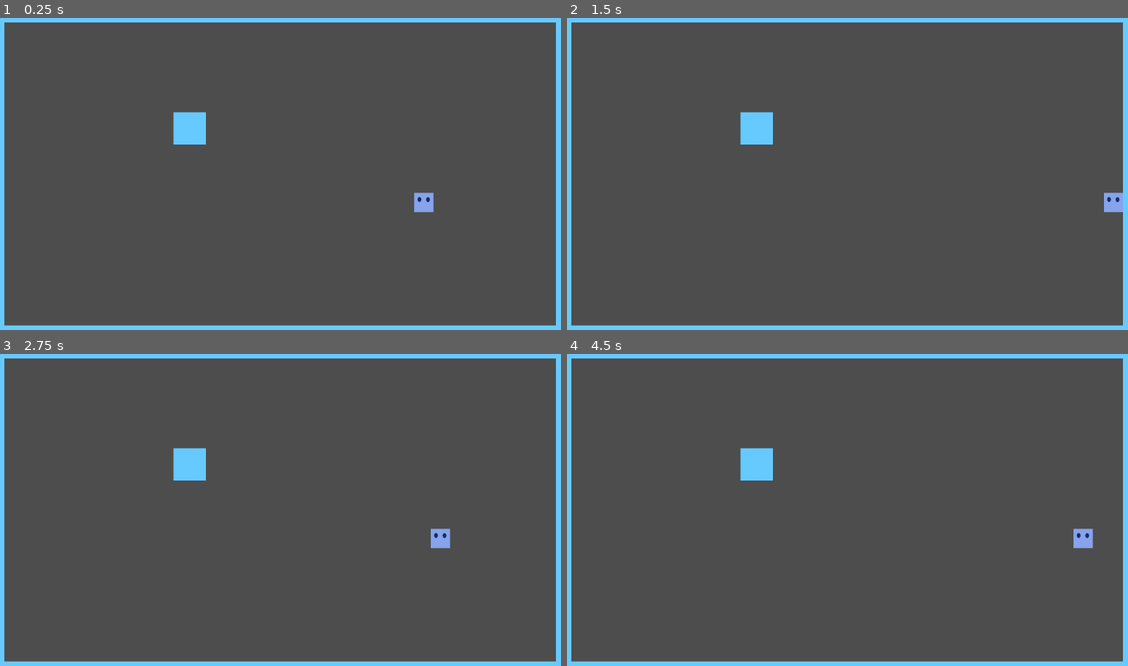
Above: before the commit, frames 1-4 (two rows, left to right).
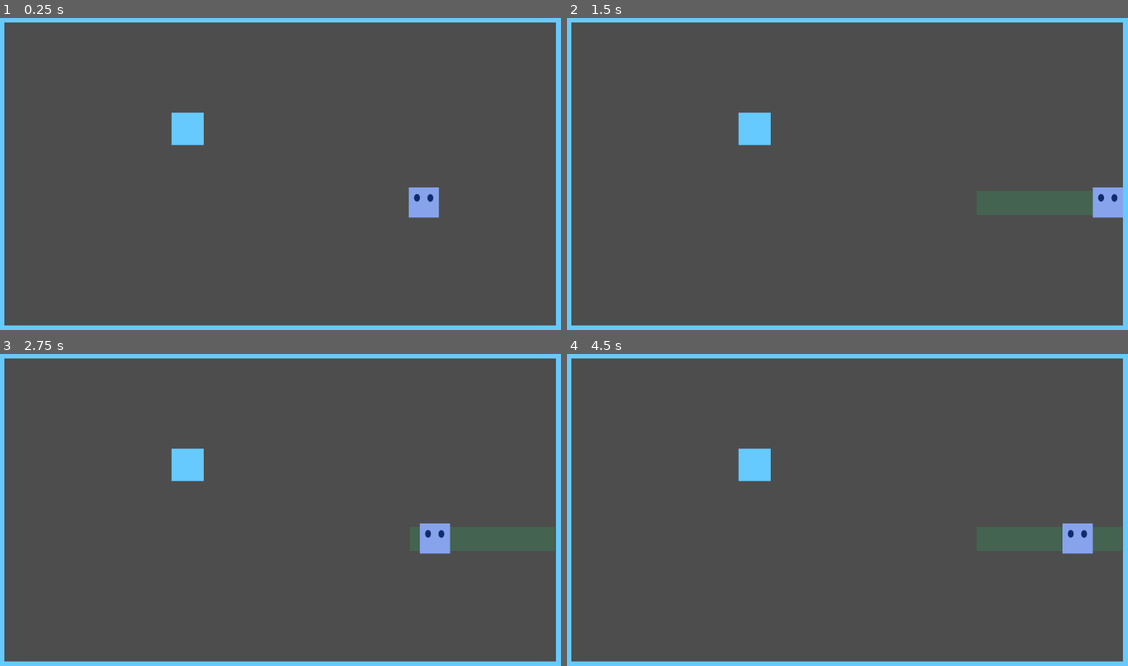
Above: after the commit, the same moments.

Repository: Ahmed-Dardouri/tile_eater
Game: Godot game, scene res://scenes/game.tscn
Two runs of this game, one before a commit and one after it. Both use one fixed random seed, a clock stepped at 60 frames per second and the inputs below.
Inputs:
- Up to frame 1 (0.25 s): no input
- Up to frame 2 (1.5 s): tap Enter (ui_accept) at 0.5, 0.77 s; hold Right (ui_right) from 0.53 s (still down)
- Up to frame 3 (2.75 s): tap Enter (ui_accept) at 1.52, 2 s; release Right (ui_right) at 2.03 s; hold Left (ui_left) from 2.03 s (still down)
- Up to frame 4 (4.5 s): release Left (ui_left) at 2.78 s; hold Right (ui_right) 2.78-4.28 s; tap Enter (ui_accept) at 3.02, 3.77, 4.25 s; hold Left (ui_left) from 4.28 s (still down)

The runs differ from the first frame. In frame 1, 0.5% of the frame differs, in the area x 30-79%, y 30-65%; in frame 2, 0.5%; in frame 3, 0.5%; in frame 4, 0.5%.

Commit message:
claim cells that player touched

Diff:
--- a/scenes/TilePaintingDemo.tscn
+++ b/scenes/TilePaintingDemo.tscn
@@ -1,8 +1,10 @@
-[gd_scene load_steps=2 format=3 uid="uid://flv2ugtx6rkj"]
+[gd_scene load_steps=3 format=3 uid="uid://xpdosvkx5rgk"]
 
+[ext_resource type="Script" uid="uid://5k2ixvxqygk3" path="res://scripts/tile_map_layer.gd" id="1_7gjgo"]
 [ext_resource type="TileSet" uid="uid://dq6r4kffsnmca" path="res://resources/tileset.tres" id="1_fu68b"]
 
-[node name="Node2D" type="Node2D"]
+[node name="tilemapper" type="Node2D"]
+script = ExtResource("1_7gjgo")
 
 [node name="TileMapLayer" type="TileMapLayer" parent="."]
 tile_set = ExtResource("1_fu68b")
--- a/scenes/game.tscn
+++ b/scenes/game.tscn
@@ -1,13 +1,16 @@
-[gd_scene load_steps=3 format=3 uid="uid://bdpbcybai2jah"]
+[gd_scene load_steps=4 format=3 uid="uid://bdpbcybai2jah"]
 
+[ext_resource type="PackedScene" uid="uid://bioywa1gbeiuq" path="res://scenes/tile_map_layer.tscn" id="1_lnu2h"]
 [ext_resource type="PackedScene" uid="uid://eyeo3xf0cpeu" path="res://scenes/player_cursor.tscn" id="1_uwrxv"]
-[ext_resource type="PackedScene" path="res://scenes/staticObj.tscn" id="2_yqjtg"]
+[ext_resource type="PackedScene" uid="uid://8p6f5eco5n73" path="res://scenes/staticObj.tscn" id="2_yqjtg"]
 
 [node name="game" type="Node"]
 
+[node name="TileMapLayer" parent="." instance=ExtResource("1_lnu2h")]
+unique_name_in_owner = true
+
 [node name="player_cursor" parent="." instance=ExtResource("1_uwrxv")]
 position = Vector2(284, 55)
-scale = Vector2(0.639999, 0.639999)
 
 [node name="Camera2D" type="Camera2D" parent="."]
 
@@ -32,6 +35,6 @@
 scale = Vector2(1, 7.23999)
 
 [node name="staticObjs5" parent="StaticObjs" instance=ExtResource("2_yqjtg")]
-position = Vector2(-180, -92)
+position = Vector2(-184, -91)
 rotation = 1.57096
 scale = Vector2(0.359975, 0.359928)
--- /dev/null
+++ b/scenes/tile_map_layer.tscn
@@ -0,0 +1,9 @@
+[gd_scene load_steps=3 format=3 uid="uid://bioywa1gbeiuq"]
+
+[ext_resource type="TileSet" uid="uid://dq6r4kffsnmca" path="res://resources/tileset.tres" id="1_wipo8"]
+[ext_resource type="Script" uid="uid://5k2ixvxqygk3" path="res://scripts/tile_map_layer.gd" id="2_okeva"]
+
+[node name="TileMapLayer" type="TileMapLayer"]
+tile_set = ExtResource("1_wipo8")
+rendering_quadrant_size = 12076
+script = ExtResource("2_okeva")
--- a/scripts/player_cursor.gd
+++ b/scripts/player_cursor.gd
@@ -1,12 +1,23 @@
 extends CharacterBody2D
 
+@onready var tilemapper = %TileMapLayer
+signal claim_tile_sig(x,y)
 
 const SPEED = 300.0
 const JUMP_VELOCITY = -400.0
 
+var top_left_corner := Vector2(0,0)
+var bottom_right_corner := Vector2(0,0)
+var edge_half_size = Vector2(30,30)
 
 func _physics_process(delta: float) -> void:
 
+	setTiles()
+
+	# print("top left : " + str(top_left_corner))
+	# print("bottom right : " + str(bottom_right_corner))
+	# print("position : " + str(position))
+	# print("-------------------------")
 
 	# Handle jump.
 	if Input.is_action_just_pressed("ui_accept") and is_on_floor():
@@ -18,3 +29,14 @@
 	velocity = direction*SPEED
 
 	move_and_slide()
+
+func setTiles():
+	top_left_corner = position - edge_half_size
+	bottom_right_corner = position + edge_half_size
+
+	var cell_tl = tilemapper.local_to_map(tilemapper.to_local(top_left_corner))
+	var cell_br = tilemapper.local_to_map(tilemapper.to_local(bottom_right_corner))
+	for x in range(cell_tl.x + 1, cell_br.x):
+		for y in range(cell_tl.y + 1, cell_br.y):
+			tilemapper.claim_tile(int(x),int(y))
+	pass
--- /dev/null
+++ b/scripts/tile_map_layer.gd
@@ -0,0 +1,20 @@
+extends TileMapLayer
+
+@onready var tilemap = $"."
+# Called when the node enters the scene tree for the first time.
+func _ready() -> void:
+	# for x in range(10,200):
+	# 	for y in range(10,20):
+	# 		claim_tile(x,y)
+	pass # Replace with function body.
+
+
+# Called every frame. 'delta' is the elapsed time since the previous frame.
+func _process(delta: float) -> void:
+	pass
+
+
+
+func claim_tile(x,y):
+	tilemap.set_cell(Vector2i(x,y),0, Vector2i(2,2),0)
+	pass
Not shown, added: scripts/tile_map_layer.gd.uid
Binary file added: sprites/world_tileset.png
Not shown, added: sprites/world_tileset.png.import
